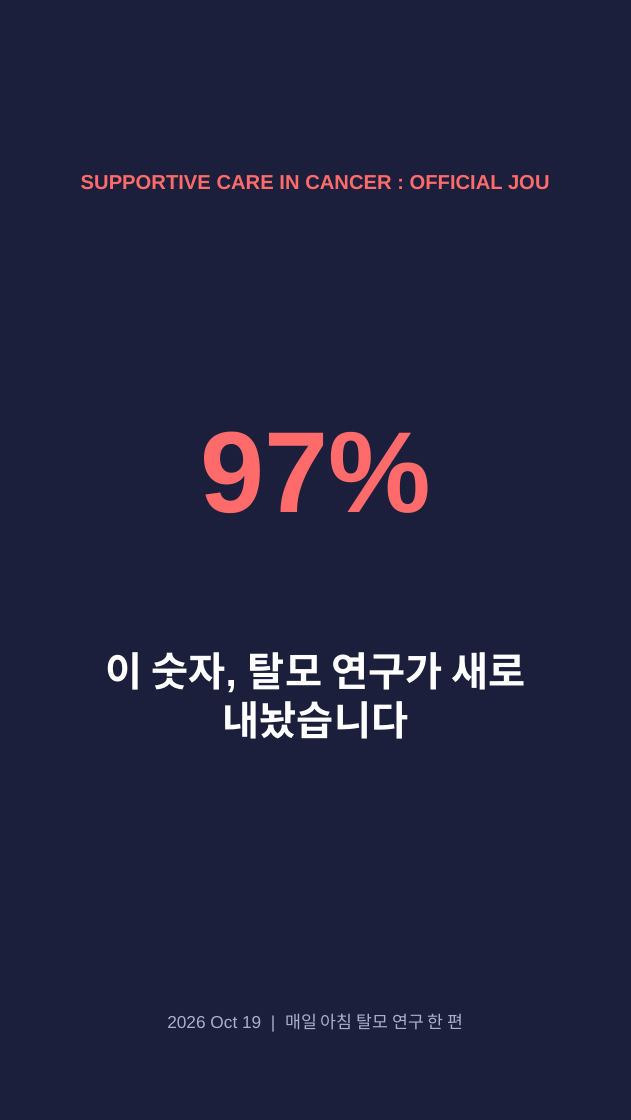
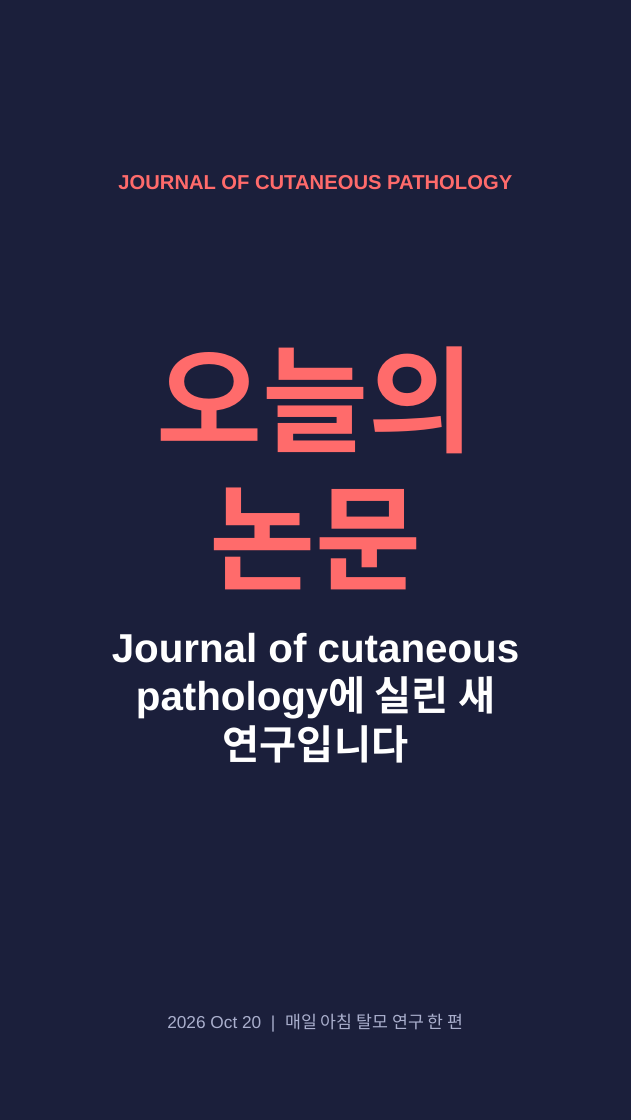
Before and after one commit to hyokang2010-BJ-ANTH/product-builder-test, a slide deck: slide 1 of pwa/data/latest/slides.pptx. Drawn at 631x1120 pixels with LibreOffice and Linux fonts; fonts in the diff are those of the drawing. Boxes give left, top, right and bottom in pixels: in the first picture for what was removed or moved away, otherwise in the second. Text is boxed around its words. In the diff, an @@ line names an element or a change of style, - is before the commit and + after.

```diff
--- a/pwa/data/latest/slides.pptx
+++ b/pwa/data/latest/slides.pptx
@@ text at (118,175,512,190): text changed @@
-SUPPORTIVE CARE IN CANCER : OFFICIAL JOU
+JOURNAL OF CUTANEOUS PATHOLOGY
@@ text at (156,346,474,590): text changed @@
-97%
+오늘의 논문
@@ text at (112,632,520,763): text changed @@
-이 숫자, 탈모 연구가 새로 내놨습니다
+Journal of cutaneous pathology에 실린 새 연구입니다
@@ text at (167,1013,464,1030): text changed @@
-2026 Oct 19 | 매일 아침 탈모 연구 한 편
+2026 Oct 20 | 매일 아침 탈모 연구 한 편
```
Also in this commit, not shown: 3 other slides changed, 3 slides added, 3 slides removed, 26 other files.
